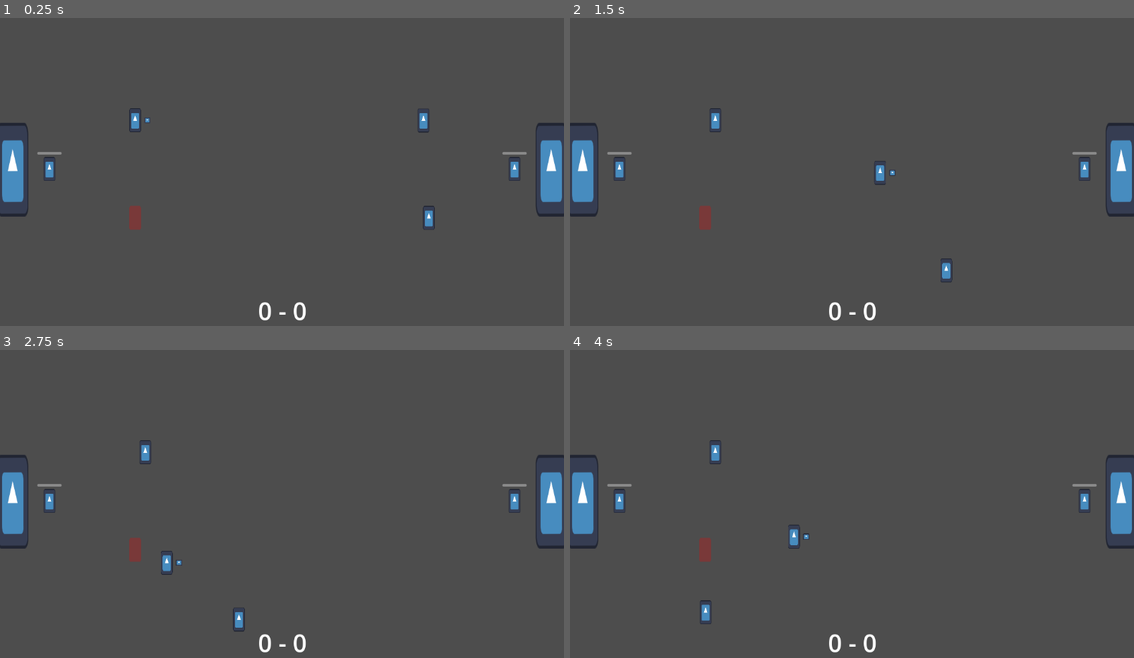
Above: before the commit, frames 1-4 (two rows, left to right).
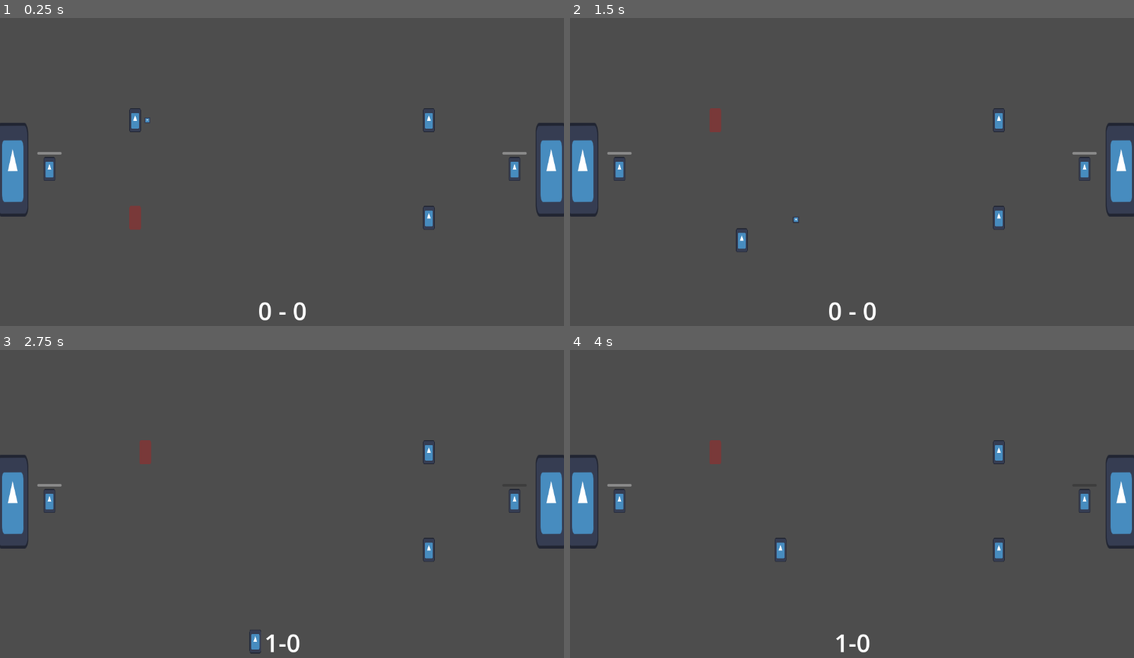
Above: after the commit, the same moments.

Repository: david8zhang/spooky-soccer
Game: Godot game, scene res://scenes/Main.tscn
Same seed, same stepped clock (60 frames per second), same inputs: the game is played once before the commit and once after it. The engine's default icon, where the game draws it, is replaced by a stand-in: a white triangle on a blue panel in a dark square.
Inputs:
- Up to frame 1 (0.25 s): no input
- Up to frame 2 (1.5 s): hold Right (move_right) 0.53-1.28 s; tap Space (pass) at 0.6 s; hold Down (move_down) from 1.28 s (still down); tap F (shoot) at 1.35 s
- Up to frame 3 (2.75 s): release Down (move_down) at 2.03 s; hold Right (move_right) from 2.03 s (still down); tap Space (pass) at 2.1 s
- Up to frame 4 (4 s): release Right (move_right) at 2.78 s; hold Up (move_up) 2.78-3.53 s; tap F (shoot) at 2.85 s; hold Left (move_left) from 3.53 s (still down); tap Space (pass) at 3.6 s

The runs differ from the first frame. In frame 1, 0.1% of the frame differs, in the area x 74-78%, y 29-38%; in frame 2, 0.9%; in frame 3, 1.1%; in frame 4, 1.1%, in the area x 22-94%, y 29-99%.
Error before the commit: Invalid access to property or key 'global_position' on a base object of type 'Nil'. (res://scripts/behavior_tree/IsInStealRange.gd:10)

Commit message:
fix some bugs with defensive behavior

Diff:
--- a/prefabs/CPUFieldPlayerAI.tscn
+++ b/prefabs/CPUFieldPlayerAI.tscn
@@ -26,7 +26,7 @@
 
 [node name="CPUFieldPlayerAI" type="Node" node_paths=PackedStringArray("blackboard", "actor")]
 script = ExtResource("1_xsn7y")
-blackboard = NodePath("@Node@21128")
+blackboard = NodePath("@Node@107879")
 actor = NodePath("..")
 
 [node name="RootSequence" type="Node" parent="."]
--- a/scripts/FieldPlayer.gd
+++ b/scripts/FieldPlayer.gd
@@ -136,7 +136,7 @@
 	ball.disable_collision_detector()
 	var curr_ball_handler = game.get_ball_handler()
 	if curr_ball_handler != null and curr_ball_handler != self:
-		curr_ball_handler.lose_possession()
+		curr_ball_handler.lose_poss_of_ball()
 	has_possession = true
 
 func lose_poss_of_ball():
--- a/scripts/behavior_tree/AssignDefensiveBehavior.gd
+++ b/scripts/behavior_tree/AssignDefensiveBehavior.gd
@@ -8,13 +8,26 @@
 
 var DEF_BEHAVIOR_TTL_MS = 10000
 
-func tick(_actor: Node, blackboard: Blackboard):
+func tick(actor: Node, blackboard: Blackboard):
+	var field_player = actor as FieldPlayer
 	var existing_defensive_behavior = blackboard.get_value("defensive_behavior")
 	var curr_timestamp = Time.get_unix_time_from_system() * 1000
-	if existing_defensive_behavior == null or curr_timestamp - existing_defensive_behavior["timestamp"] >= DEF_BEHAVIOR_TTL_MS:
-		var random_def_behavior_type = DefensiveBehaviors.GO_FOR_STEAL if randi_range(0, 1) == 1 else DefensiveBehaviors.MOVE_TO_DEF_POSITION
+	var game = blackboard.get_value("game") as Game
+	var ball_handler = game.get_ball_handler()
+	if ball_handler == null:
+		return FAILURE
+	var distance_to_ball_handler = field_player.global_position.distance_to(ball_handler.global_position)
+	# Don't go for a steal unless within a distance range
+	if distance_to_ball_handler > 300:
 		blackboard.set_value("defensive_behavior", {
-			"behavior_type": random_def_behavior_type,
+			"behavior_type": DefensiveBehaviors.MOVE_TO_DEF_POSITION,
 			"timestamp": curr_timestamp
 		})
+	else:
+		if existing_defensive_behavior == null or curr_timestamp - existing_defensive_behavior["timestamp"] >= DEF_BEHAVIOR_TTL_MS:
+			var random_def_behavior_type = DefensiveBehaviors.GO_FOR_STEAL if randi_range(0, 1) == 1 else DefensiveBehaviors.MOVE_TO_DEF_POSITION
+			blackboard.set_value("defensive_behavior", {
+				"behavior_type": random_def_behavior_type,
+				"timestamp": curr_timestamp
+			})
 	return SUCCESS
